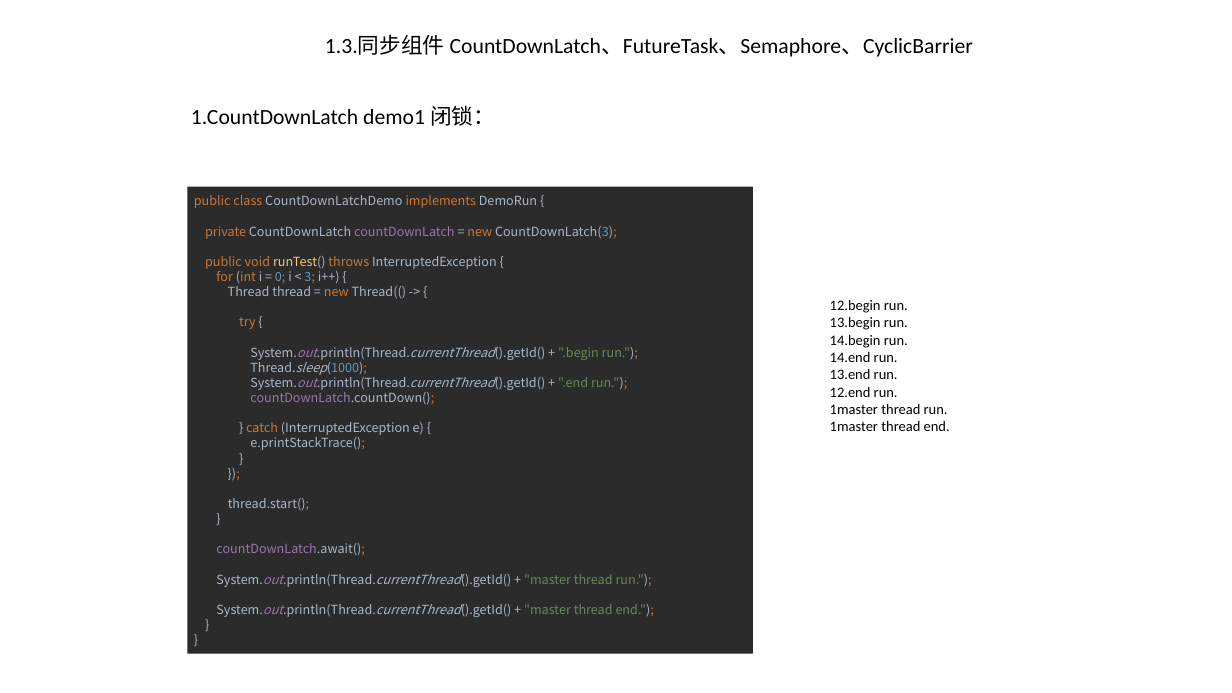
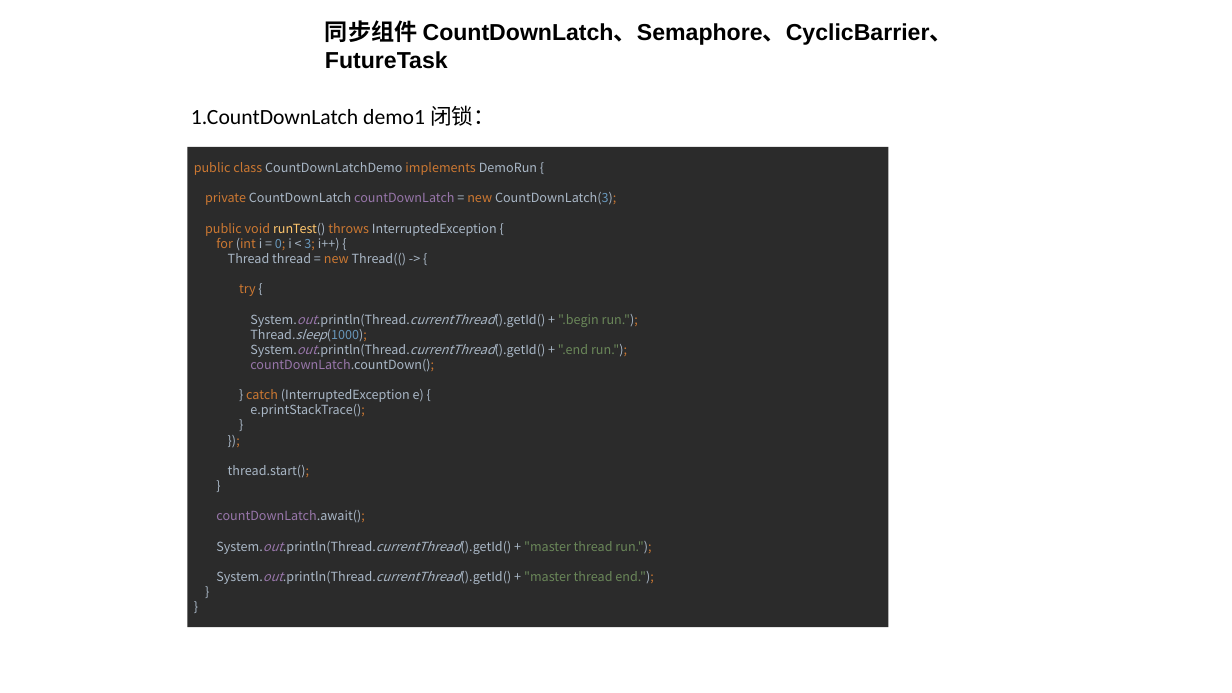
Before and after one commit to huangshumei/concurrentDemo, a slide deck: slide 16 of doc/concurrency-冯建.pptx (slide 13 before the commit). Drawn at 1232x693 pixels with LibreOffice and Linux fonts; fonts in the diff are those of the drawing. Boxes give left, top, right and bottom in pixels: in the first picture for what was removed or moved away, otherwise in the second. Text is boxed around its words. In the diff, an @@ line names an element or a change of style, - is before the commit and + after.

```diff
--- a/doc/concurrency-冯建.pptx
+++ b/doc/concurrency-冯建.pptx
@@ text at (325,20,953,69): text changed; size 16.9 to 18 pt; font Calibri to Arial; bold on @@
-1.3.同步组件 CountDownLatch、FutureTask、Semaphore、CyclicBarrier
+同步组件 CountDownLatch、Semaphore、CyclicBarrier、FutureTask
@@ rectangle "public class CountDownLatchDemo implements DemoRun ...": place and size @@
-rectangle "public class CountDownLatchDemo implements DemoRun ..." at (188,187,753,653)
+rectangle "public class CountDownLatchDemo implements DemoRun ..." at (188,147,889,628)
@@ text removed at (830,300,950,431) @@
-12.begin run.
-13.begin run.
-14.begin run.
-14.end run.
-13.end run.
-12.end run.
-1master thread run.
-1master thread end.
```
Also in this commit, not shown: 26 other slides changed, 7 slides added, 12 slides removed, 18 other files.
